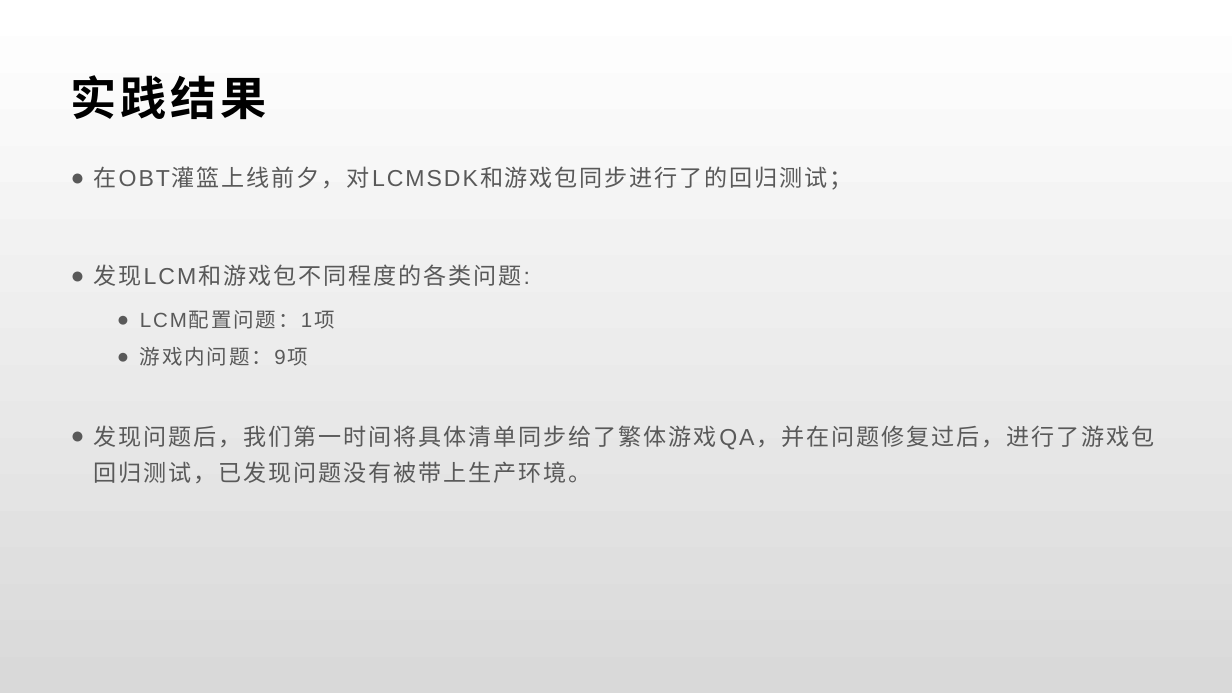
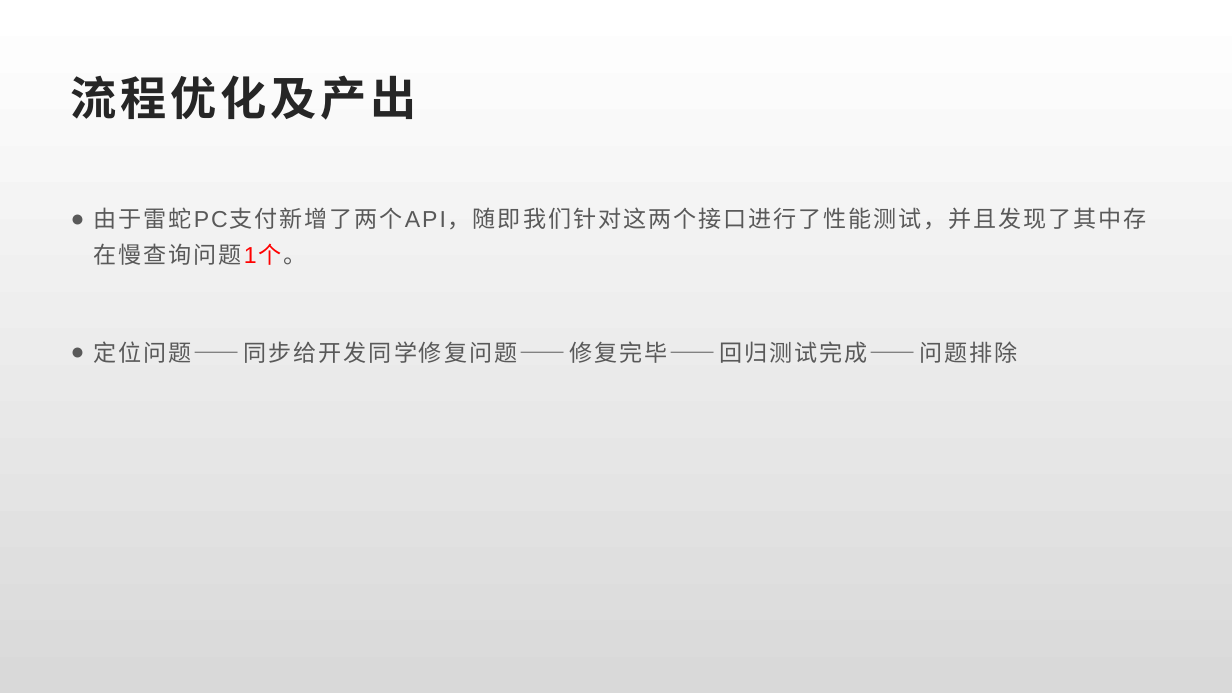
Before and after one commit to Rexixe1993/JavaScriptLesson, a slide deck: slide 7 of 全球版灌篮OBT复盘总结.pptx (slide 8 before the commit). Drawn at 1232x693 pixels with LibreOffice and Linux fonts; fonts in the diff are those of the drawing. Boxes give left, top, right and bottom in pixels: in the first picture for what was removed or moved away, otherwise in the second. Text is boxed around its words. In the diff, an @@ line names an element or a change of style, - is before the commit and + after.

Commit message:
待完成第三部分

```diff
--- a/全球版灌篮OBT复盘总结.pptx
+++ b/全球版灌篮OBT复盘总结.pptx
@@ title at (x1=71, y1=75, x2=417, y2=120): text changed; text colour #000000 to #262626 @@
-实践结果
+流程优化及产出
@@ text at (x1=94, y1=207, x2=1147, y2=363): text changed @@
-● 在OBT灌篮上线前夕，对LCMSDK和游戏包同步进行了的回归测试；
-● 发现LCM和游戏包不同程度的各类问题:
-  ● LCM配置问题：1项
-  ● 游戏内问题：9项
-● 发现问题后，我们第一时间将具体清单同步给了繁体游戏QA，并在问题修复过后，进行了游戏包回归测试，已发现问题没有被带上生产环境。
+● 由于雷蛇PC支付新增了两个API，随即我们针对这两个接口进行了性能测试，并且发现了其中存在慢查询问题1个。
+● 定位问题——同步给开发同学修复问题——修复完毕——回归测试完成——问题排除
```
Also in this commit, not shown: 5 other slides changed, 2 slides added, 6 slides removed.
